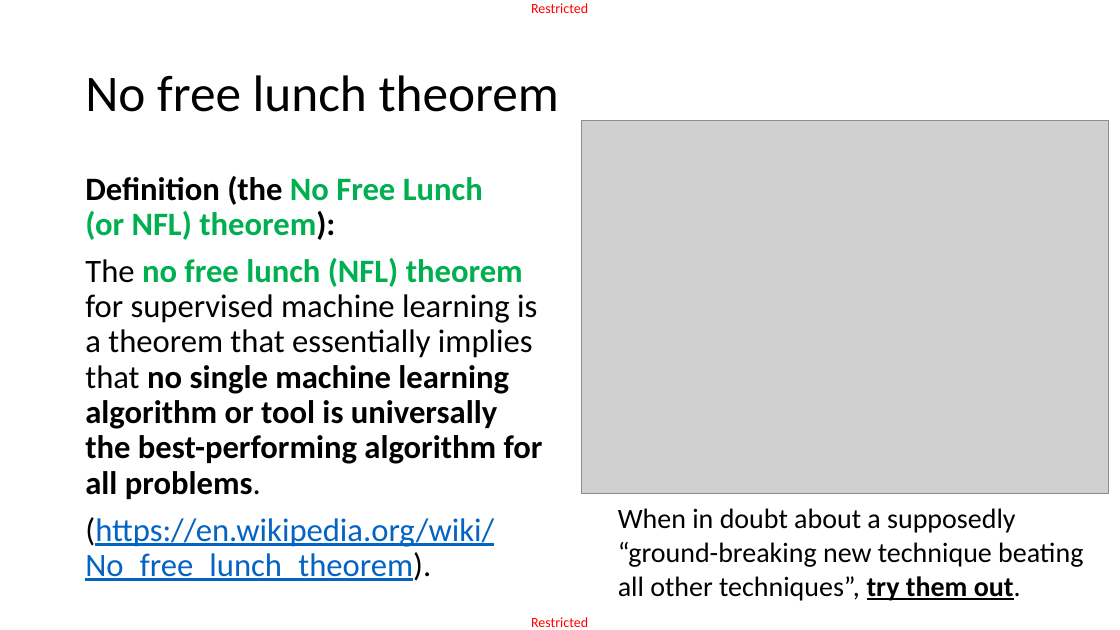
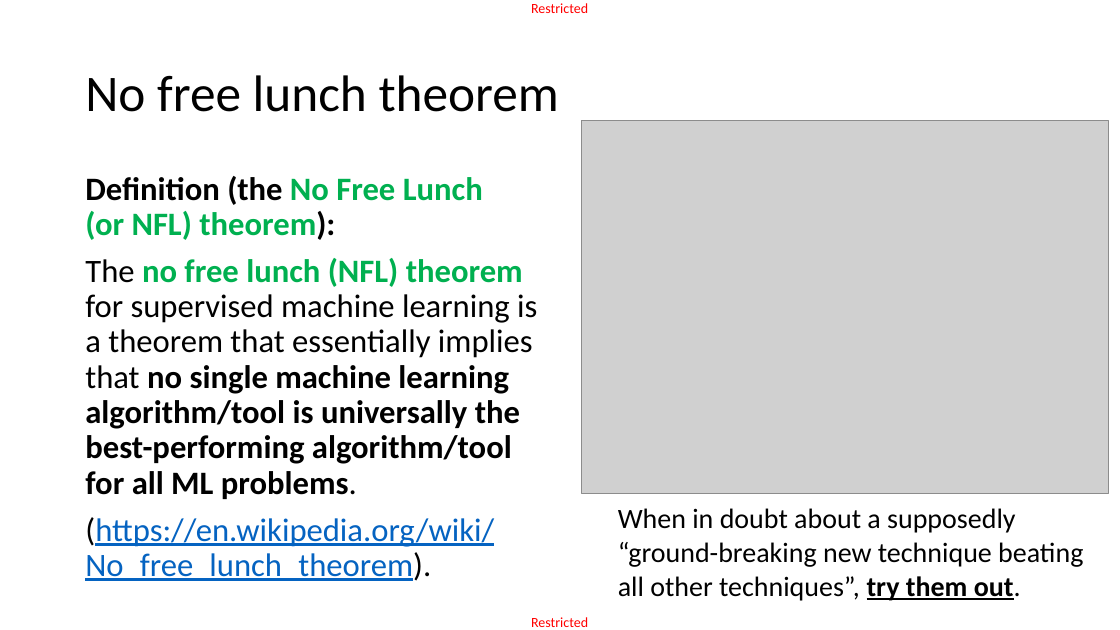
Before and after one commit to matthieudemari/SUTD_DL_50_039, a slide deck: slide 22 of W2/1. W2S1 final/W2S1.pptx. Drawn at 1120x630 pixels with LibreOffice and Linux fonts; fonts in the diff are those of the drawing; grey boxes stand for pictures. Boxes give left, top, right and bottom in pixels: in the first picture for what was removed or moved away, otherwise in the second. Text is boxed around its words. In the diff, an @@ line names an element or a change of style, - is before the commit and + after.

```diff
--- a/W2/1. W2S1 final/W2S1.pptx
+++ b/W2/1. W2S1 final/W2S1.pptx
@@ text at <box>85,258,537,499</box>: text changed @@
-The no free lunch (NFL) theorem for supervised machine learning is a theorem that essentially implies that no single machine learning algorithm or tool is universally the best-performing algorithm for all problems.
+The no free lunch (NFL) theorem for supervised machine learning is a theorem that essentially implies that no single machine learning algorithm/tool is universally the best-performing algorithm/tool for all ML problems.
```
Also in this commit, not shown: 12 other slides changed, 12 other files.
